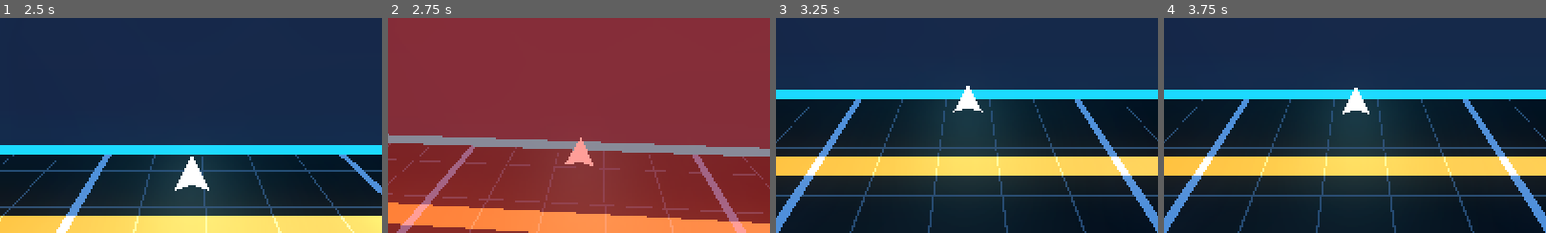
Above: before the commit, frames 1-4 (left to right).
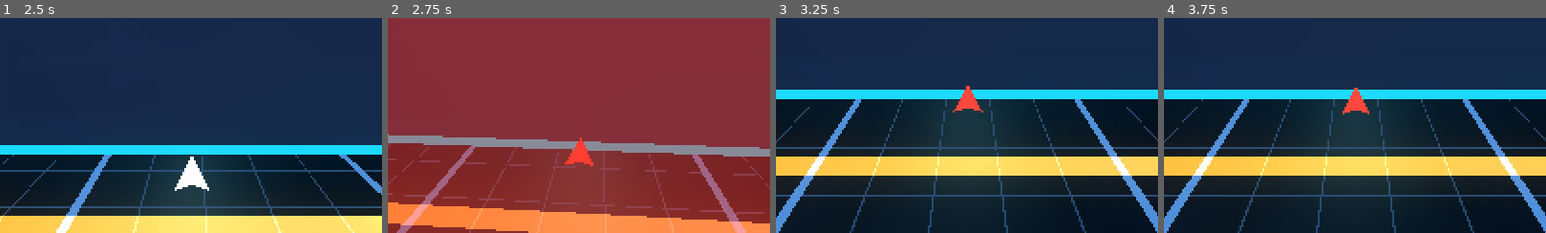
Above: after the commit, the same moments.

Repository: Jonahbyu/maze-racer
Game: Godot game, scene res://scenes/Main.tscn
Same seed, same stepped clock (60 frames per second), same inputs: the game is played once before the commit and once after it.
Inputs (mouse positions are % of the whole screen's width and height, from its top left):
- Up to frame 1 (2.5 s): click "PLAY" at 0.5 s; click "1. GOLDEN TRAIL RANK 1 / 3 Ev…" at 1.25 s; tap Enter (ui_accept) at 2, 2.27 s; move the mouse to (72, 45) at 2.02 s; hold Right (turn_right) from 2.03 s (still down); tap Down (turn_around) at 2.1 s; click (72, 45) at 2.17 s
- Up to frame 2 (2.75 s): keep holding Right (turn_right)
- Up to frame 3 (3.25 s): release Right (turn_right) at 2.75 s; drag from (30, 55) to (45, 70) at 2.77 s
- Up to frame 4 (3.75 s): tap Enter (ui_accept) at 3.5 s; move the mouse to (60, 28) at 3.52 s; hold Right (turn_right) from 3.53 s (still down); tap 2 at 3.6 s
The pictures show only the part of the screen within x 25-75%, y 33-83%; the shares and areas given below are measured in that part.

Frame 1 is identical in both runs. In frame 2, 0.5% of the frame differs, in the area x 46-54%, y 55-69%; in frame 3, 0.4%; in frame 4, 0.4%.

Commit message:
Let the player colour the marker, with state overriding it
Reverses the near-white rule CLAUDE.md section 12 states as hard. That
rule exists because maze 3 turned the walls green and the marker matched
the scenery; the picker was asked for after that objection was put, so
this is a decision rather than an oversight. The cost is real and stays
the player's: a colour near a maze's neon is harder to see in that maze.

What is not given away is the state read. The colour goes on the inner
mark and the ring stays the state channel, with scrape-amber and
crash-red overriding BOTH surfaces -- so the read is a transition rather
than a hue, and no colour choice can delete it.

That also fixes the defect section 12 already records: update_state
recoloured only the ring, so a scrape left the inner mark pure white and
a frame with the barrier half-drained was pixel-identical to a clean one
-- on the larger surface, and the one the trailing camera sees.

The decal is built onto the mark's own sloped top face and derives its
colour by contrast, so a pattern stays visible at every choice rather
than vanishing into the mark.

The first version of the state assertion COULD NOT FAIL: it set the
player colour to crash red, so writing player_colour and writing the
crash colour produced the same value and the check passed against the
regression it is named for. Verified both ways -- the regression now
fails three assertions, and the fix passes 337.

Co-Authored-By: Claude Opus 5 <noreply@anthropic.com>

Diff:
--- /dev/null
+++ b/scripts/core/MinScene.gd
@@ -0,0 +1,9 @@
+# DIAGNOSTIC: minimal main scene -- no Shell, no Game, no HUD. Just an mp3.
+extends Node
+
+func _ready() -> void:
+	var p := AudioStreamPlayer.new()
+	p.stream = load("res://audio/music/ah-eh-oh.mp3")
+	p.volume_db = -12.0
+	add_child(p)
+	p.play()
--- a/scripts/core/PlayerMarker.gd
+++ b/scripts/core/PlayerMarker.gd
@@ -34,6 +34,15 @@
 const COL_CRASH := Color(1.0, 0.25, 0.20)
 const COL_SCRAPE := Color(1.0, 0.72, 0.15)
 
+# How far the decal sits above the mark's top face.
+#
+# Geometric separation rather than a depth bias, because StandardMaterial3D
+# has no polygon-offset property in 4.7 (section 12). That section also records
+# two coplanar-surface failures -- the wall band and the wall-top cap -- which
+# were both fixed by separating generously rather than by a hairline: 0.05 was
+# still interleaving at grazing angles.
+const DECAL_LIFT := 0.006
+
 # Which shape the inner mark is drawn as, by Tuning.MARKER_SHAPES id.
 #
 # Empty means "ask Settings" -- which is what the game does. It is settable so
@@ -46,18 +55,62 @@
 # whichever shape is drawn.
 var shape_id := ""
 
+# Which decal patterns the inner mark, by Tuning.MARKER_DECALS id. Same
+# treatment as shape_id: empty means "ask Settings", settable so a preview or a
+# harness can build one without writing the player's saved choice, and read
+# ONLY here.
+var decal_id := ""
+
+# The player's chosen colour, applied to the INNER MARK only.
+#
+# The ring is deliberately excluded, and that split is what makes a free colour
+# picker safe. The ring is the STATE channel (see update_state): it carries
+# scrape-amber and crash-red, which section 5.1 calls the most important read on
+# screen. A player-coloured ring would put that read on a surface the player can
+# set to any colour they like -- including the state colours themselves.
+#
+# CLAUDE.md section 12 refused a colour picker outright on this reasoning. The
+# picker was asked for anyway, after the objection was put, so what changed is
+# the answer and not the argument: state OVERRIDES this on both surfaces, which
+# makes the read a TRANSITION rather than a hue. A player who picks crash red
+# still sees their marker change on a scrape.
+#
+# Near-white by default, which is what every marker was before the choice
+# existed.
+var player_colour := COL_ARROW
+
 var _ring: MeshInstance3D
 var _arrow: MeshInstance3D
+var _decal: MeshInstance3D
 var _ring_material: StandardMaterial3D
 var _arrow_material: StandardMaterial3D
+var _decal_material: StandardMaterial3D
 
 # Bobs gently so the marker reads as alive rather than pasted on the floor.
 var _bob := 0.0
 
 
 func _ready() -> void:
+	_resolve_colour()
 	_build_ring()
 	_build_shape()
+
+
+# Take the saved colour, unless one was set explicitly before entry to the tree.
+#
+# Guarded rather than assumed: Settings is absent in every harness that
+# instantiates Game.tscn bare, and a missing preference must never be what stops
+# the game starting -- the same treatment the shape and the decal get.
+#
+# An explicit assignment WINS, so a preview or a shot can build a specific
+# colour without writing the player's saved choice. A tool must not write the
+# state it is inspecting (section 12, TouchShot).
+func _resolve_colour() -> void:
+	if not player_colour.is_equal_approx(COL_ARROW):
+		return
+	var settings := get_node_or_null("/root/Settings")
+	if settings != null:
+		player_colour = settings.marker_colour
 
 
 # A flat annulus on the floor. Drawn as a triangle strip between an inner and
@@ -197,7 +250,11 @@
 
 	st.generate_normals()
 
-	_arrow_material = _make_material(COL_ARROW, 3.0)
+	# Built in the PLAYER'S colour rather than the constant. update_state
+	# overwrites this every frame in play, but a marker built for a preview
+	# or a shot is never stepped -- so building white here would make every
+	# still frame of a coloured marker come out white.
+	_arrow_material = _make_material(player_colour, 3.0)
 
 	_arrow = MeshInstance3D.new()
 	# Named "Arrow" whatever shape is drawn. The name is what the scene and its
@@ -208,6 +265,104 @@
 	_arrow.material_override = _arrow_material
 	_arrow.position.y = 0.06
 	add_child(_arrow)
+
+	_build_decal(flat, min_z, span, h, r)
+
+
+# The decal, laid on the mark's own sloped top face.
+#
+# The polygons come from Tuning.decal_polygons, which CLIPS the shape's outline
+# rather than looking a drawing up per pairing -- so a shape added later is
+# decorated by construction. See the table's own comment.
+#
+# It is lifted by the SAME _lift as the mark beneath it, not laid flat: the mark
+# is a prism whose top face rises toward the direction it points, so a flat
+# decal would sink through it along most of its length.
+func _build_decal(flat: PackedVector2Array, min_z: float, span: float,
+		h: float, r: float) -> void:
+	var id := _decal_id()
+	if id == Tuning.MARKER_DECAL_DEFAULT:
+		return
+
+	# Generated from the SCALED outline the mark was actually built from, so
+	# the decal lands on the shape as drawn rather than on the table's unit
+	# version of it.
+	var outline: Array = []
+	for v in flat:
+		outline.append(v)
+	var polys: Array = Tuning.decal_polygons(id, outline)
+	if polys.is_empty():
+		return
+
+	var st := SurfaceTool.new()
+	st.begin(Mesh.PRIMITIVE_TRIANGLES)
+	var emitted := 0
+
+	for poly in polys:
+		var points := PackedVector2Array(poly)
+		if points.size() < 3:
+			continue
+		# TRIANGULATED, not fanned -- a clipped polygon can be concave (the
+		# chevron's stripe is), and a fan would fill the notch. The same trap
+		# the inner mark itself hit (section 12).
+		var indices := Geometry2D.triangulate_polygon(points)
+		if indices.is_empty():
+			continue
+		var i := 0
+		while i < indices.size():
+			var a: Vector2 = points[indices[i]]
+			var b: Vector2 = points[indices[i + 1]]
+			var c: Vector2 = points[indices[i + 2]]
+			# Reversed against the triangulator's own order, for the reason the
+			# mark's top face is: Geometry2D winds in 2D screen convention,
+			# which maps to INWARD once y becomes +Z with +Y up.
+			_tri(st,
+				_lift_decal(c, min_z, span, h),
+				_lift_decal(b, min_z, span, h),
+				_lift_decal(a, min_z, span, h))
+			i += 3
+			emitted += 1
+
+	if emitted == 0:
+		return
+
+	st.generate_normals()
+
+	_decal_material = _make_material(_decal_colour(player_colour), 3.4)
+
+	_decal = MeshInstance3D.new()
+	_arrow.add_child(_decal)
+	# Named AFTER add_child: a name assigned before entry to the tree is
+	# overwritten by a generated one (section 12, the gate markers).
+	_decal.name = "Decal"
+	_decal.mesh = st.commit()
+	_decal.material_override = _decal_material
+
+
+# A decal vertex, on the mark's top face plus a small lift.
+#
+# The lift is geometric rather than a depth bias, because StandardMaterial3D has
+# no polygon-offset property in 4.7 -- section 12 records that, and records two
+# coplanar-surface failures (the wall band, the wall-top cap) that were both
+# fixed by real separation and generously rather than by a hairline.
+func _lift_decal(v: Vector2, min_z: float, span: float, h: float) -> Vector3:
+	var lifted := _lift(v, min_z, span, h)
+	return Vector3(lifted.x, lifted.y + DECAL_LIFT, lifted.z)
+
+
+# The chosen decal's id.
+#
+# Settings is absent in every harness that instantiates Game.tscn bare, so the
+# lookup is guarded rather than assumed -- the same treatment _shape_outline
+# gives, and for the same reason: a missing preference must never be what stops
+# the game starting.
+func _decal_id() -> String:
+	var id := decal_id
+	if id == "":
+		var settings := get_node_or_null("/root/Settings")
+		if settings != null:
+			id = String(settings.marker_decal)
+	return String(Tuning.marker_decal(id)["id"])
 
 
 # The outline for the shape this marker was built with.
@@ -240,6 +395,28 @@
 	st.add_vertex(c)
 
 
+# The decal's colour, DERIVED from whatever the mark is currently showing.
+#
+# It has to contrast or it is not a pattern -- a decal drawn in the mark's own
+# colour is invisible, which is the same failure as not building it at all and
+# far harder to notice. And it cannot be a fixed colour either: a fixed dark
+# patch vanishes on a dark marker, and a fixed white one vanishes on the
+# near-white default.
+#
+# So it is derived: darkened against a light mark, lightened against a dark one,
+# with the switch on the mark's own luminance. That holds for every colour a
+# player can pick AND for the state colours, which is why it is computed here on
+# every update rather than once at build time.
+func _decal_colour(base: Color) -> Color:
+	# Rec. 601 luma -- the same weighting the eye applies, so a saturated yellow
+	# counts as light and a saturated blue as dark, which a plain average gets
+	# wrong in both directions.
+	var luma := base.r * 0.299 + base.g * 0.587 + base.b * 0.114
+	if luma > 0.42:
+		return base.darkened(0.62)
+	return base.lightened(0.68)
+
+
 func _make_material(colour: Color, energy: float) -> StandardMaterial3D:
 	var mat := StandardMaterial3D.new()
 	mat.albedo_color = colour
@@ -264,13 +441,39 @@
 	if _ring_material == null:
 		return
 
-	var colour := COL_RING
+	# STATE OVERRIDES THE PLAYER'S COLOUR, on both surfaces.
+	#
+	# That is what makes the free colour picker safe: the read is a TRANSITION
+	# rather than a hue, so a player who picked crash red still sees their
+	# marker change on a scrape. Leaving the resting colour showing through is
+	# what section 12 refused a colour picker over.
+	#
+	# Writing the MARK as well as the ring also fixes the defect section 12
+	# records: update_state used to recolour only the ring, so a scrape left the
+	# inner mark pure white and a frame with the barrier visibly half-drained
+	# was pixel-identical to a clean one -- on the larger of the two surfaces,
+	# and the one the trailing camera actually sees.
+	var ring_colour := COL_RING
+	var mark_colour := player_colour
 	if racer.state == Racer.State.PARKED:
-		colour = COL_CRASH
+		ring_colour = COL_CRASH
+		mark_colour = COL_CRASH
 	elif racer.scraping:
 		# Warms toward red as the barrier drains, so the marker shows how close
 		# the scrape is to becoming a crash.
-		colour = COL_SCRAPE.lerp(COL_CRASH, 1.0 - racer.barrier_fraction())
-
-	_ring_material.albedo_color = colour
-	_ring_material.emission = colour
+		var warm := COL_SCRAPE.lerp(COL_CRASH, 1.0 - racer.barrier_fraction())
+		ring_colour = warm
+		mark_colour = warm
+
+	_ring_material.albedo_color = ring_colour
+	_ring_material.emission = ring_colour
+	if _arrow_material != null:
+		_arrow_material.albedo_color = mark_colour
+		_arrow_material.emission = mark_colour
+	# The decal follows the mark, CONTRASTED against it -- so a patterned marker
+	# still reads as one object changing colour rather than as a mark with a
+	# stuck patch on it, while the pattern stays visible at every colour.
+	if _decal_material != null:
+		var patch := _decal_colour(mark_colour)
+		_decal_material.albedo_color = patch
+		_decal_material.emission = patch
--- a/scripts/core/SceneTest.gd
+++ b/scripts/core/SceneTest.gd
@@ -242,6 +242,8 @@
 	_check_quadrant_box(game)
 	_check_gate_names_survive_a_rebuild()
 	_check_marker_shapes()
+	_check_state_overrides_player_colour()
+	_check_every_shape_builds_with_every_decal()
 	_check_run_summary()
 
 	_finish()
@@ -1735,6 +1737,144 @@
 
 
 
+# The state read survives a player-chosen colour
+# (docs/plans/marker-colour-and-decals.md).
+#
+# This is the assertion the free colour picker rests on. CLAUDE.md section 12
+# made near-white mandatory precisely because amber and red only read as STATE
+# while the resting marker carries no hue of its own -- so with colour now
+# choosable, what has to hold is that state OVERRIDES the choice, on BOTH
+# surfaces.
+#
+# Checked with the worst possible choice: a player whose colour IS crash red. If
+# the read survives that, no other colour can break it. The property being
+# asserted is that the read is a TRANSITION rather than a hue.
+func _check_state_overrides_player_colour() -> void:
+	var host := Node3D.new()
+	get_root().add_child(host)
+
+	# A colour that is NOT a state colour, and the earlier version of this check
+	# got that wrong in a way that made it unfalsifiable. It set the player
+	# colour to crash red, so code that wrote player_colour to the mark and code
+	# that wrote the crash colour to it produced the SAME value -- the check
+	# passed against the exact regression it is named for. Verified by
+	# reintroducing that regression: 335 passed, unchanged.
+	#
+	# Green is picked deliberately: it is maze 3's wall colour, so it is also
+	# the worst case for the visibility objection section 12 raised.
+	var chosen := Color(0.2, 0.9, 0.35)
+
+	var marker := PlayerMarker.new()
+	# Before add_child, for the reason the shape is: _ready builds the
+	# materials on entry to the tree.
+	marker.player_colour = chosen
+	host.add_child(marker)
+
+	var maze := Maze.new()
+	maze.generate(24, 24, 909, 0.15, 0.03, 5)
+	var racer := Racer.new()
+	racer.setup(maze, Upgrades.new(1))
+
+	var ring := marker.get_node_or_null("Ring") as MeshInstance3D
+	var mark := marker.get_node_or_null("Arrow") as MeshInstance3D
+	check("the marker builds both surfaces", ring != null and mark != null)
+	if ring == null or mark == null:
+		host.queue_free()
+		return
+
+	# At rest the mark carries the player's colour and the ring does not: the
+	# ring is the state channel and is never player-coloured.
+	racer.state = Racer.State.RUNNING
+	racer.scraping = false
+	marker.update_state(racer, 1.0 / 60.0)
+	var resting_ring: Color = ring.material_override.albedo_color
+	var resting_mark: Color = mark.material_override.albedo_color
+	check("at rest the ring is not state-coloured",
+		not resting_ring.is_equal_approx(PlayerMarker.COL_CRASH))
+	check("at rest the mark carries the player colour",
+		resting_mark.is_equal_approx(chosen))
+
+	# Parked, BOTH surfaces must read crash -- including the inner mark, which
+	# section 12 records as staying pure white through a scrape today. That is
+	# the larger surface and the one the trailing camera actually sees, so the
+	# defect and this feature have the same fix.
+	racer.state = Racer.State.PARKED
+	marker.update_state(racer, 1.0 / 60.0)
+	var crashed_ring: Color = ring.material_override.albedo_color
+	check("a crash colours the ring",
+		crashed_ring.is_equal_approx(PlayerMarker.COL_CRASH))
+	check("a crash colours the inner mark too",
+		mark.material_override.albedo_color.is_equal_approx(
+			PlayerMarker.COL_CRASH))
+
+	# THE READ IS A TRANSITION, on BOTH surfaces. The mark check is the one that
+	# actually bites: the ring has carried state since long before colour was
+	# choosable, so a ring-only implementation passes every assertion above.
+	# This is the one that fails against it.
+	check("the crash changes the ring",
+		not resting_ring.is_equal_approx(crashed_ring))
+	check("the crash changes the mark too",
+		not resting_mark.is_equal_approx(
+			mark.material_override.albedo_color))
+
+	# And a SCRAPE reads as well, which is the more common event and the one
+	# section 5.1 calls load-bearing -- a crash is already unmistakable because
+	# the racer stops.
+	racer.state = Racer.State.RUNNING
+	racer.scraping = true
+	marker.update_state(racer, 1.0 / 60.0)
+	check("a scrape changes the mark",
+		not resting_mark.is_equal_approx(
+			mark.material_override.albedo_color))
+
+	host.queue_free()
+
+
+# Every shape builds with every decal
+# (docs/plans/marker-colour-and-decals.md).
+#
+# The cross product again, this time through the real mesh builder rather than
+# the polygon generator. RulesTest asserts the geometry is valid; this asserts
+# the marker actually BUILDS it -- a decal producing good polygons that then
+# failed to triangulate would pass there and fail here.
+func _check_every_shape_builds_with_every_decal() -> void:
+	var host := Node3D.new()
+	get_root().add_child(host)
+
+	for shape in Tuning.MARKER_SHAPES:
+		for decal in Tuning.MARKER_DECALS:
+			var sid: String = String(shape["id"])
+			var did: String = String(decal["id"])
+			var label := "%s + %s" % [sid, did]
+
+			var marker := PlayerMarker.new()
+			# Both before add_child: _ready builds on entry to the tree, so a
+			# value assigned afterwards would build the default and this check
+			# would pass for every pairing while testing only one.
+			marker.shape_id = sid
+			marker.decal_id = did
+			host.add_child(marker)
+
+			# A decal must never replace the shape it decorates, nor the ring.
+			check("%s keeps its mark" % label,
+				marker.get_node_or_null("Arrow") != null)
+			check("%s keeps its ring" % label,
+				marker.get_node_or_null("Ring") != null)
+
+			var patch := marker.get_node_or_null("Arrow/Decal") \
+				as MeshInstance3D
+			if did == Tuning.MARKER_DECAL_DEFAULT:
+				check("%s draws no decal" % label, patch == null)
+			else:
+				check("%s draws its decal" % label, patch != null)
+				if patch != null:
+					check("%s decal has a mesh" % label, patch.mesh != null)
+
+			marker.queue_free()
+
+	host.queue_free()
+
+
 # The divergence theorem applied to F = position: the summed triple products of
 # every triangle's vertices give +6V for outward winding and -6V for inward. It
 # needs no knowledge of where any individual surface sits, and it flips sign
--- a/scripts/core/Settings.gd
+++ b/scripts/core/Settings.gd
@@ -16,6 +16,8 @@
 signal touch_controls_changed(enabled: bool)
 signal music_changed(volume: float, muted: bool)
 signal marker_shape_changed(id: String)
+signal marker_decal_changed(id: String)
+signal marker_colour_changed(colour: Color)
 
 const CONFIG_PATH := "user://settings.cfg"
 const SECTION := "controls"
@@ -57,6 +59,28 @@
 # nobody expects to alter anyone's settings. An id that no longer exists falls
 # back to the arrow (Tuning.marker_shape), rather than failing.
 var marker_shape := Tuning.MARKER_SHAPE_DEFAULT
+
+# Which decal patterns the inner mark, by Tuning.MARKER_DECALS id. Stored by
+# NAME for the same reason the shape is, and normalised through Tuning on the
+# way in and out.
+var marker_decal := Tuning.MARKER_DECAL_DEFAULT
+
+# The marker's colour.
+#
+# FREE, deliberately, and this reverses a rule CLAUDE.md section 12 stated as
+# hard: near-white was mandatory because maze 3 turned the walls green and the
+# thing the player steers with matched the scenery. Jonah asked for the picker
+# after that objection was put, so it is a decision rather than an oversight,
+# and the cost is real -- a colour close to a maze's neon is harder to see in
+# that maze.
+#
+# What is NOT given away is the state read. PlayerMarker applies this to the
+# inner mark only and lets scrape-amber and crash-red override both surfaces,
+# so the read is a TRANSITION rather than a hue (see PlayerMarker.player_colour).
+#
+# Near-white by default: a player who never opens the picker gets exactly the
+# marker the game had before it existed.
+var marker_colour := PlayerMarker.COL_ARROW
 
 
 func _ready() -> void:
@@ -115,6 +139,29 @@
 	marker_shape = resolved
 	_save()
 	emit_signal("marker_shape_changed", marker_shape)
+
+
+# Same shape as set_marker_shape, and separate rather than one combined setter:
+# the two are chosen independently and a combined one would force a caller to
+# restate the value it is not changing.
+func set_marker_decal(id: String) -> void:
+	var resolved: String = String(Tuning.marker_decal(id)["id"])
+	if resolved == marker_decal:
+		return
+	marker_decal = resolved
+	_save()
+	emit_signal("marker_decal_changed", marker_decal)
+
+
+func set_marker_colour(colour: Color) -> void:
+	# Alpha is not offered: a translucent marker is a marker that is harder to
+	# see, which is the one thing this file must never let a player choose.
+	var opaque := Color(colour.r, colour.g, colour.b, 1.0)
+	if opaque.is_equal_approx(marker_colour):
+		return
+	marker_colour = opaque
+	_save()
+	emit_signal("marker_colour_changed", marker_colour)
 
 
 func _load() -> void:
@@ -133,6 +180,15 @@
 	# lands the player on the arrow instead of on nothing.
 	marker_shape = String(Tuning.marker_shape(String(config.get_value(
 		SECTION_LOOK, "marker_shape", Tuning.MARKER_SHAPE_DEFAULT)))["id"])
+	marker_decal = String(Tuning.marker_decal(String(config.get_value(
+		SECTION_LOOK, "marker_decal", Tuning.MARKER_DECAL_DEFAULT)))["id"])
+	# Stored as a hex string rather than four floats, so the config file stays
+	# readable and a hand-edited value is obvious. An unparseable one falls back
+	# rather than leaving the player with an invisible marker.
+	var hex := String(config.get_value(SECTION_LOOK, "marker_colour",
+		PlayerMarker.COL_ARROW.to_html(false)))
+	marker_colour = Color.from_string(hex, PlayerMarker.COL_ARROW)
+	marker_colour.a = 1.0
 
 
 func _save() -> void:
@@ -142,4 +198,6 @@
 	config.set_value(SECTION_AUDIO, "music_volume", music_volume)
 	config.set_value(SECTION_AUDIO, "music_muted", music_muted)
 	config.set_value(SECTION_LOOK, "marker_shape", marker_shape)
+	config.set_value(SECTION_LOOK, "marker_decal", marker_decal)
+	config.set_value(SECTION_LOOK, "marker_colour", marker_colour.to_html(false))
 	config.save(CONFIG_PATH)
Not shown, added: scripts/core/MinScene.gd.uid
